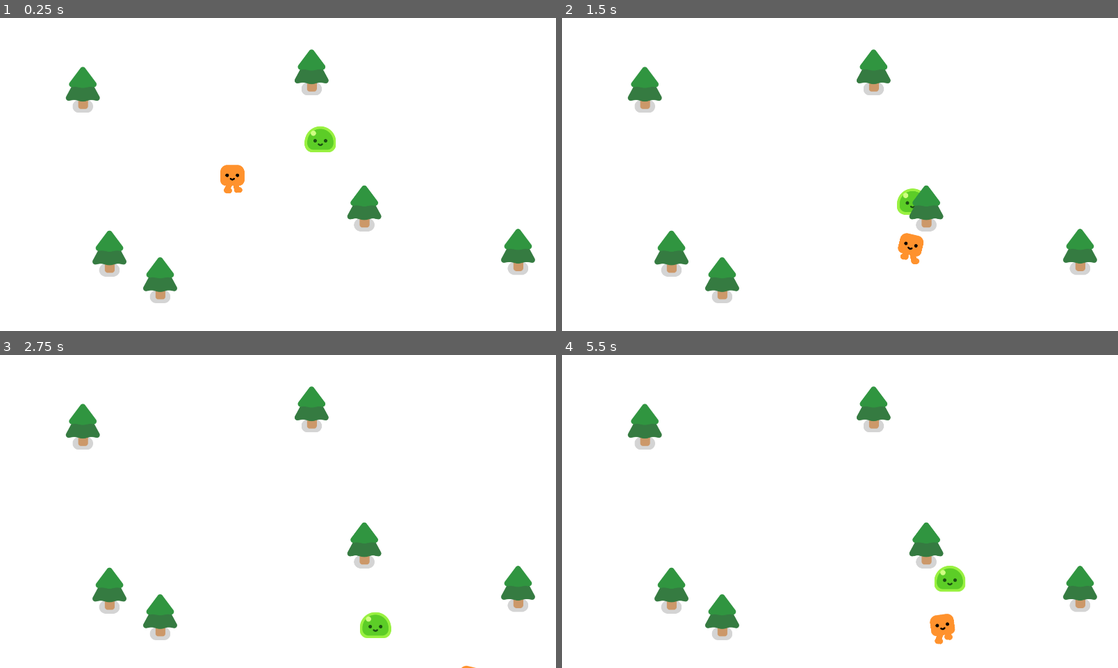
Above: before the commit, frames 1-4 (two rows, left to right).
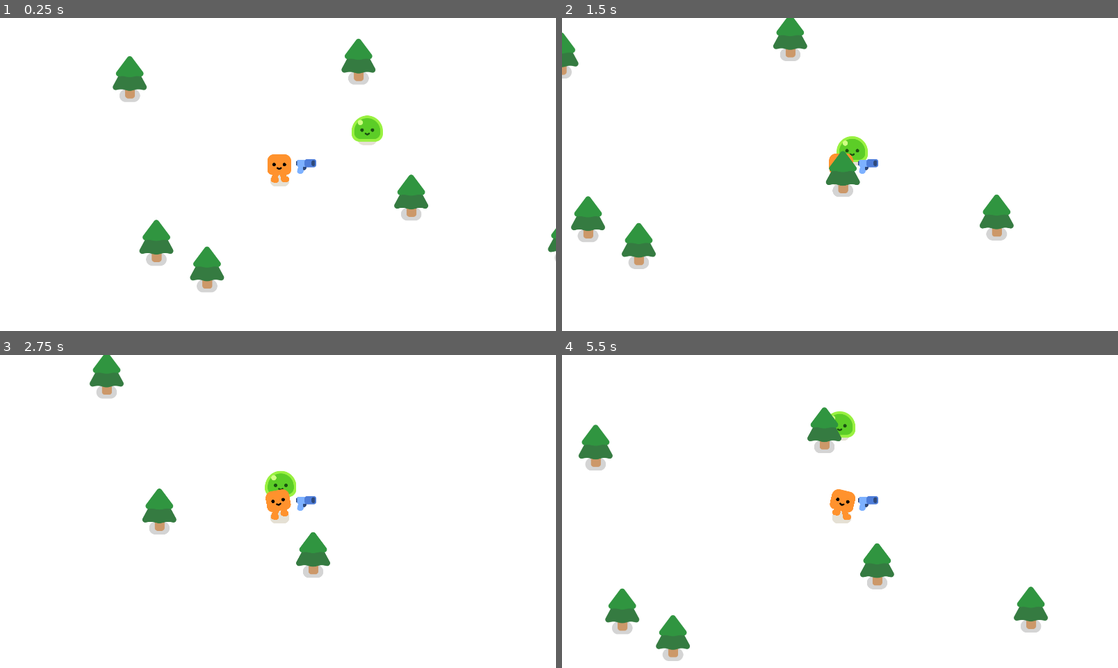
Above: after the commit, the same moments.

Repository: j-j4y/game_dev
Game: Godot game, scene res://seals_game.tscn
Same seed, same stepped clock (60 frames per second), same inputs: the game is played once before the commit and once after it.
Inputs:
- Up to frame 1 (0.25 s): no input
- Up to frame 2 (1.5 s): hold D (move_right) 0.53-1.28 s; hold S (move_down) from 1.28 s (still down)
- Up to frame 3 (2.75 s): release S (move_down) at 2.03 s; hold D (move_right) from 2.03 s (still down)
- Up to frame 4 (5.5 s): release D (move_right) at 2.78 s; hold W (move_up) 2.78-3.53 s; hold A (move_left) 3.53-5.03 s; hold S (move_down) from 5.03 s (still down)

The runs differ from the first frame. In frame 1, 8.0% of the frame differs, in the area x 11-100%, y 6-92%; in frame 2, 7.6%; in frame 3, 6.4%; in frame 4, 8.3%, in the area x 2-97%, y 10-98%.

Commit message:
added gun to player

Diff:
--- a/2d-project-assets/enemy.gd
+++ b/2d-project-assets/enemy.gd
@@ -1,9 +1,6 @@
 extends CharacterBody2D
 
-var player
-
-func _ready():
-	player = get_node("/root/Game/Player")
+@onready var player = get_node("/root/Game/Player")
 
 func _physics_process(delta):
 		var direction = global_position.direction_to(player.global_position)
--- a/2d-project-assets/enemy.tscn
+++ b/2d-project-assets/enemy.tscn
@@ -7,6 +7,7 @@
 radius = 60.074955
 
 [node name="enemy" type="CharacterBody2D" unique_id=108647496]
+collision_layer = 2
 script = ExtResource("1_4gyqm")
 
 [node name="Slime" parent="." unique_id=2008890567 instance=ExtResource("1_7k104")]
--- /dev/null
+++ b/2d-project-assets/gun.tscn
@@ -0,0 +1,20 @@
+[gd_scene format=3 uid="uid://du5i8r7jdycua"]
+
+[ext_resource type="Texture2D" uid="uid://coon1w77o334i" path="res://pistol/pistol.png" id="1_vk1bi"]
+
+[sub_resource type="CircleShape2D" id="CircleShape2D_nwoa8"]
+radius = 718.0174
+
+[node name="Gun" type="Area2D" unique_id=179226158]
+
+[node name="CollisionShape2D" type="CollisionShape2D" parent="." unique_id=394532472]
+shape = SubResource("CircleShape2D_nwoa8")
+
+[node name="WeaponPivot" type="Marker2D" parent="." unique_id=1943838582]
+
+[node name="Pistol" type="Sprite2D" parent="WeaponPivot" unique_id=114351440]
+position = Vector2(97, 6)
+texture = ExtResource("1_vk1bi")
+
+[node name="ShootingPoint" type="Marker2D" parent="WeaponPivot/Pistol" unique_id=1866251452]
+position = Vector2(25, -10)
--- a/2d-project-assets/player.tscn
+++ b/2d-project-assets/player.tscn
@@ -2,6 +2,7 @@
 
 [ext_resource type="PackedScene" uid="uid://pbmyh1qru7p" path="res://characters/happy_boo/happy_boo.tscn" id="1_4flbx"]
 [ext_resource type="Script" uid="uid://yh2ao5or56lq" path="res://player.gd" id="1_onrkg"]
+[ext_resource type="PackedScene" uid="uid://du5i8r7jdycua" path="res://gun.tscn" id="2_i3pqv"]
 
 [sub_resource type="CircleShape2D" id="CircleShape2D_nwoa8"]
 radius = 29.017237
@@ -15,3 +16,8 @@
 
 [node name="CollisionShape2D" type="CollisionShape2D" parent="." unique_id=98641933]
 shape = SubResource("CircleShape2D_nwoa8")
+
+[node name="Camera2D" type="Camera2D" parent="." unique_id=391381236]
+
+[node name="Gun" parent="." unique_id=179226158 instance=ExtResource("2_i3pqv")]
+position = Vector2(0, -34)
--- a/2d-project-assets/seals_game.tscn
+++ b/2d-project-assets/seals_game.tscn
@@ -7,7 +7,10 @@
 [node name="Game" type="Node2D" unique_id=1711068022]
 y_sort_enabled = true
 
-[node name="ColorRect" type="ColorRect" parent="." unique_id=266365877]
+[node name="CanvasLayer" type="CanvasLayer" parent="." unique_id=1340089019]
+layer = -2
+
+[node name="ColorRect" type="ColorRect" parent="CanvasLayer" unique_id=266365877]
 offset_right = 1958.0
 offset_bottom = 1123.0
 
